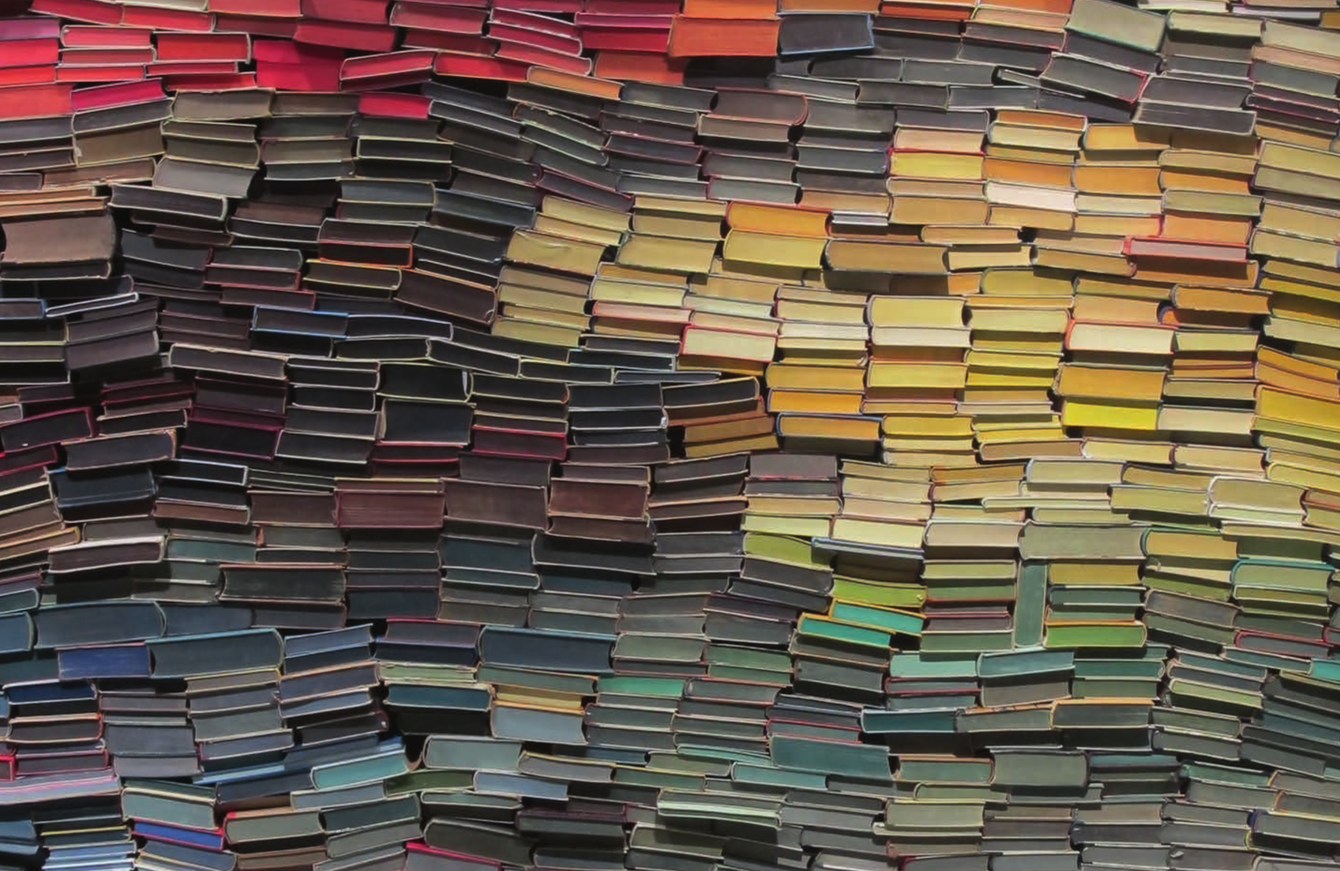
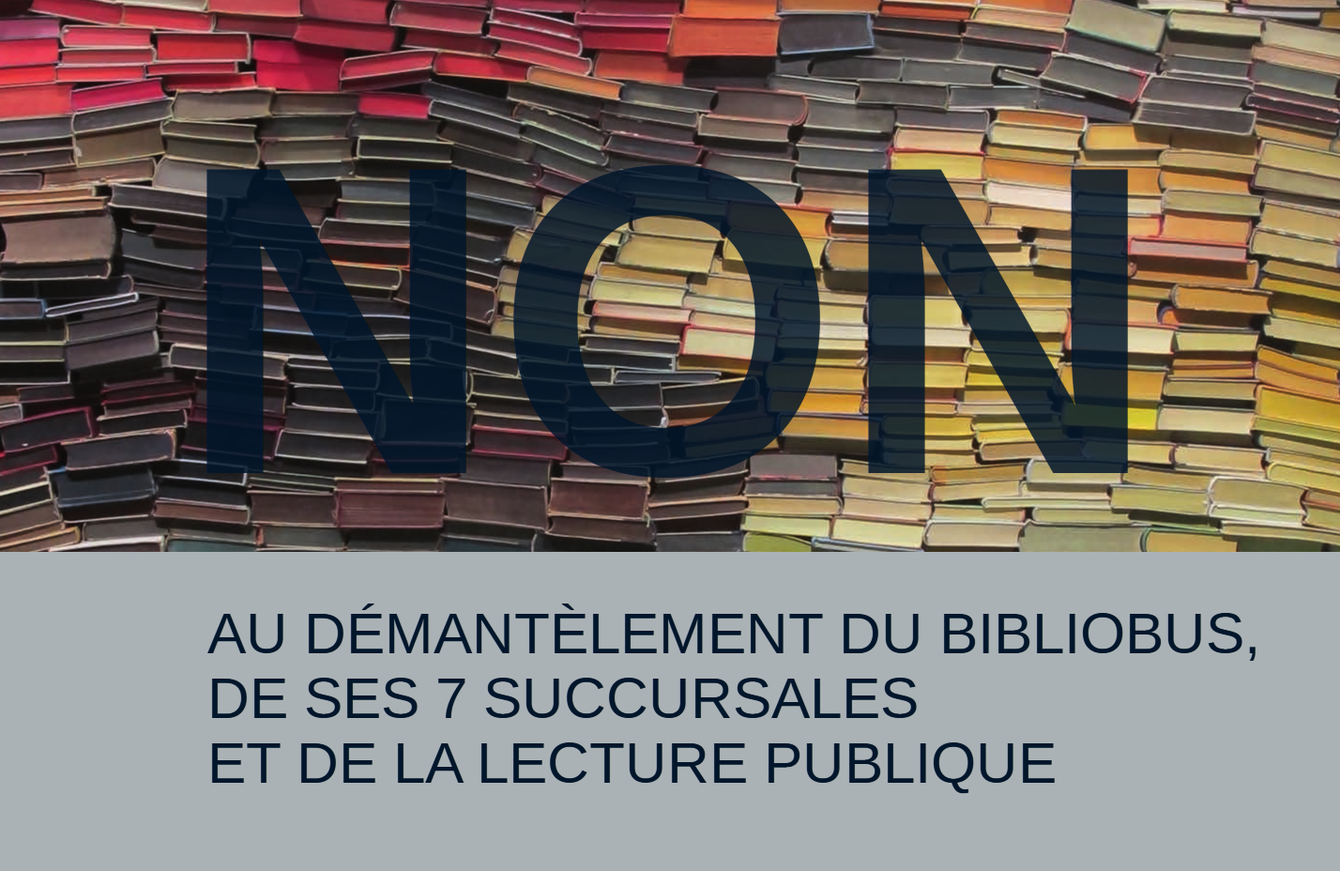
Layered file, before and after one edit (1340x871). Changes by layer:
added layer "AU DÉMANTÈLEMENT DU BIBLIOBUS,..." above "Calque" over [207, 603, 1257, 795]
added layer "Calque" above "NON" over [0, 551, 1340, 871]
added layer "NON" (84%) above "Biblio F4 ok.pdf" over [206, 165, 1130, 478]
